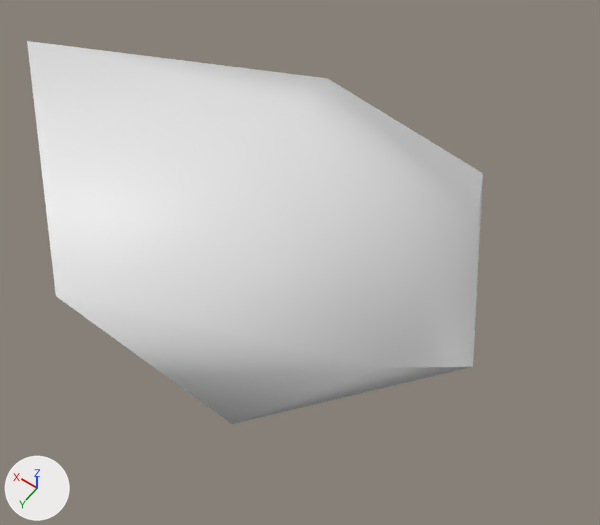
Renders of the glTF model models/scenery/shore_stone.glb from each side of a commit.
One viewpoint serves both versions: a 50 mm lens placed at (-0.363, 0.481, 0.772), pointed at (-0.028, 0.012, 0.035). The lights are fixed; the arrows at lower left show +X, +Y and +Z. The older version comes first. Vertices at exactly the same position are counted once.

Before the edit, the objects in view are built like this:
```python
me_stone = bpy.data.meshes.new('Stone')
me_stone.from_pydata(...)  # 12 vertices, 20 faces; spans x -0.246..0.383, y -0.286..0.24, z -0.146..0.171
ob_stone = bpy.data.objects.new('Stone', me_stone)
ob_stone.location = (0.0, 0.0, 0.06)
```
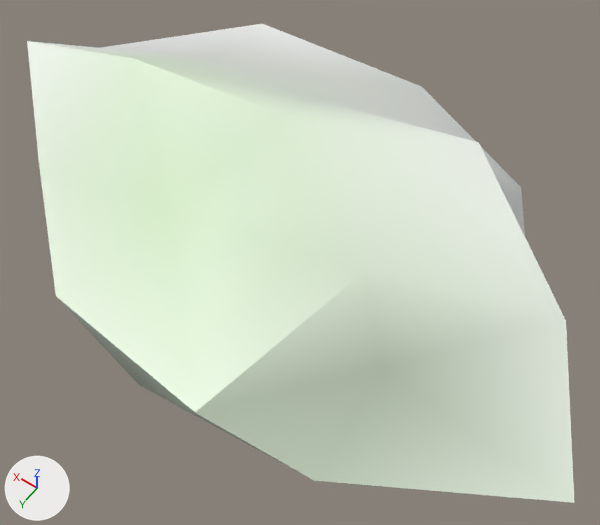
Where the change shows, as pixel boxes (x1, y1, x2, y2) in the pictures (600 x 525 px):
'Stone', reshaped, moved (20% wider, 25% taller): before (27, 41, 483, 424); after (27, 24, 574, 503)

What changed in the scene script:
```text
Add mat_defaultmaterial:
    mat_defaultmaterial = bpy.data.materials.new('DefaultMaterial')
    mat_defaultmaterial.use_nodes = True; mat_defaultmaterial.node_tree.nodes.clear()
    _N = mat_defaultmaterial.node_tree.nodes; _L = mat_defaultmaterial.node_tree.links
    n0 = _N.new('ShaderNodeOutputMaterial'); n0.name = 'Material Output'
    n1 = _N.new('ShaderNodeBsdfPrincipled'); n1.name = 'Principled BSDF'
    n2 = _N.new('ShaderNodeVertexColor'); n2.name = 'Color Attribute'
    _L.new(n1.outputs[0], n0.inputs[0])  # 'BSDF' to 'Surface'
    _L.new(n2.outputs[0], n1.inputs[0])  # 'Color' to 'Base Color'
Change me_stone:
    used by ob_stone; location = (0.0, 0.0, 0.06)
    remove me_stone.from_pydata(...)  # 12 vertices, 20 faces; spans x -0.246..0.383, y -0.286..0.24, z -0.146..0.171
    add me_stone.from_pydata(...)  # 42 vertices, 80 faces; spans x -0.394..0.402, y -0.3..0.267, z -0.096..0.231
    me_stone part 1: the whole mesh is rebuilt
    add me_stone.materials.append(mat_defaultmaterial)
Change ob_stone:
    ob_stone.location: (0.0, 0.0, 0.06) -> (0.0, 0.0, 0.0)
```
